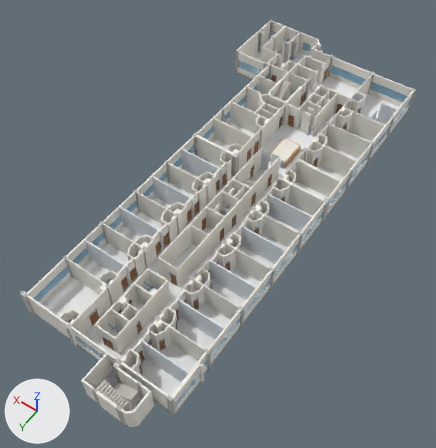
A saved change to the glTF model public/p2/solca_p2.glb.
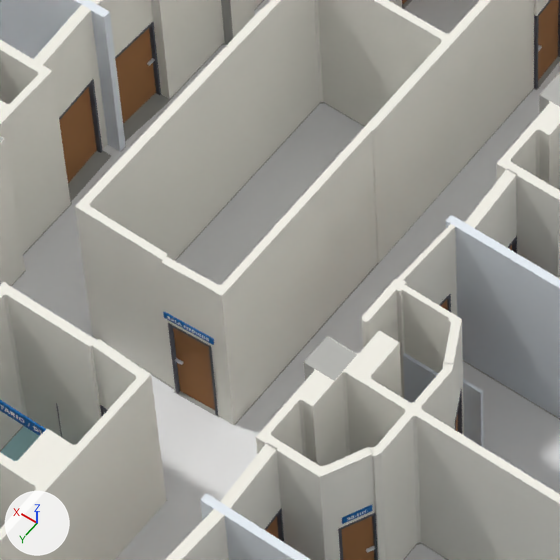
The first picture shows the older version from a camera (50 mm lens) standing at (45.3, 120.9, 62.8) and looking at (74.6, 79.8, -1.7). The close-ups show the older and then the newer version on the part from 34% to 51% of the width and 51% to 68% of the height of that picture. Only the edits that show in the close-ups are written down. Arrows for +X, +Y and +Z are at lower left; the lights stay in place.

The older version as bpy lines, for what is in view:
```python
me_letreros_0_002_0_130_0_423_0_00 = bpy.data.meshes.new('letreros|0.002,0.130,0.423|0.00')
me_letreros_0_002_0_130_0_423_0_00.from_pydata(...)  # 600 vertices, 900 faces; spans x 66.7..87.1, y 44.5..104.5, z 2.2..2.8
me_letreros_0_002_0_130_0_423_0_00.materials.append(mat_material_16)  # blue #0065ad
me_muros_0_303_0_608_0_846_0_60 = bpy.data.meshes.new('muros|0.303,0.608,0.846|0.60')
me_muros_0_303_0_608_0_846_0_60.from_pydata(...)  # 258 vertices, 420 faces; spans x 61.3..88.0, y 43.3..104.7, z 0.9..2.4
me_muros_0_303_0_608_0_846_0_60.materials.append(mat_material_9)  # blue #95cded
me_muros_0_902_0_884_0_810_0_00 = bpy.data.meshes.new('muros|0.902,0.884,0.810|0.00')
me_muros_0_902_0_884_0_810_0_00.from_pydata(...)  # 4827 vertices, 9532 faces; spans x 60.9..88.6, y 43.2..108.7, z 0.0..3.8
me_muros_0_902_0_884_0_810_0_00.materials.append(mat_material_5)  # white #f4f1e8
ob_letreros_0_002_0_130_0_423_0_00 = bpy.data.objects.new('letreros|0.002,0.130,0.423|0.00', me_letreros_0_002_0_130_0_423_0_00)
ob_letreros_0_002_0_130_0_423_0_00.location = (1.54, -0.4, 0.0)
ob_muros_0_303_0_608_0_846_0_60 = bpy.data.objects.new('muros|0.303,0.608,0.846|0.60', me_muros_0_303_0_608_0_846_0_60)
ob_muros_0_303_0_608_0_846_0_60.location = (1.54, -0.4, 0.0)
ob_muros_0_902_0_884_0_810_0_00 = bpy.data.objects.new('muros|0.902,0.884,0.810|0.00', me_muros_0_902_0_884_0_810_0_00)
ob_muros_0_902_0_884_0_810_0_00.location = (1.54, -0.4, 0.0)
# also in view: 'muros|0.462,0.462,0.436|0.00' at (76.5, 75.6, 1.9); 'pisos|0.384,0.384,0.360|0.00' at (76.4, 75.6, -0.2); 'pisos|0.490,0.810,0.846|0.00' at (73.9, 77.7, 0.0); 'muros|0.360,0.160,0.053|0.00' at (76.3, 73.7, 1.0); 'pisos|0.865,0.865,0.865|0.00' at (76.6, 73.6, 0.0)
```
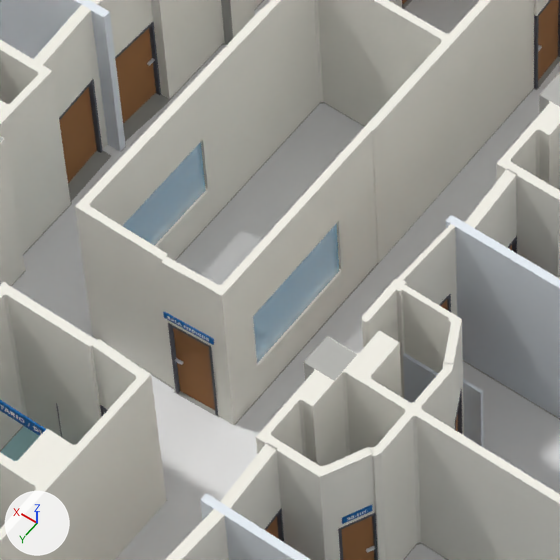
Location of each change, (x1, y1, x2, y2) in pixels of the close-ups (560 x 560 px):
part 1 of me_muros_0_303_0_608_0_846_0_60, added
    after: (123, 142, 206, 246)
part 2 of me_muros_0_303_0_608_0_846_0_60, added
    after: (253, 223, 339, 363)
part 3 of me_muros_0_902_0_884_0_810_0_00, added
    after: (76, 44, 377, 425)

Patch to the scene script:
```diff
--- a/public/p2/solca_p2.glb.py
+++ b/public/p2/solca_p2.glb.py
@@ me_muros_0_303_0_608_0_846_0_60 @@
 # used by ob_muros_0_303_0_608_0_846_0_60; location = (1.54, -0.4, 0.0)
-me_muros_0_303_0_608_0_846_0_60.from_pydata(...)  # 258 vertices, 420 faces; spans x 61.3..88.0, y 43.3..104.7, z 0.9..2.4
+me_muros_0_303_0_608_0_846_0_60.from_pydata(...)  # 290 vertices, 476 faces; spans x 61.3..88.0, y 43.3..104.7, z 0.9..2.4
+# me_muros_0_303_0_608_0_846_0_60 part 1: a new loose piece of 16 vertices spanning x 73.3..73.4, y 89.0..91.3, z 0.9..2.4, in mat_material_9 (blue #95cded)
+# me_muros_0_303_0_608_0_846_0_60 part 2: a new loose piece of 16 vertices spanning x 70.5..70.6, y 89.0..91.3, z 0.9..2.4, in mat_material_9 (blue #95cded)
 me_muros_0_303_0_608_0_846_0_60.materials.append(mat_material_9)
@@ me_muros_0_902_0_884_0_810_0_00 @@
 # used by ob_muros_0_902_0_884_0_810_0_00; location = (1.54, -0.4, 0.0)
-me_muros_0_902_0_884_0_810_0_00.from_pydata(...)  # 4827 vertices, 9532 faces; spans x 60.9..88.6, y 43.2..108.7, z 0.0..3.8
+me_muros_0_902_0_884_0_810_0_00.from_pydata(...)  # 4909 vertices, 9724 faces; spans x 60.9..88.6, y 43.2..108.7, z 0.0..3.8
+# me_muros_0_902_0_884_0_810_0_00 part 3: 74 vertices added at x 70.5..82.4, y 85.3..91.4, z 0.0..3.8
+# other edits to the shape of me_muros_0_902_0_884_0_810_0_00 do not show in these pictures
 me_muros_0_902_0_884_0_810_0_00.materials.append(mat_material_5)
```
